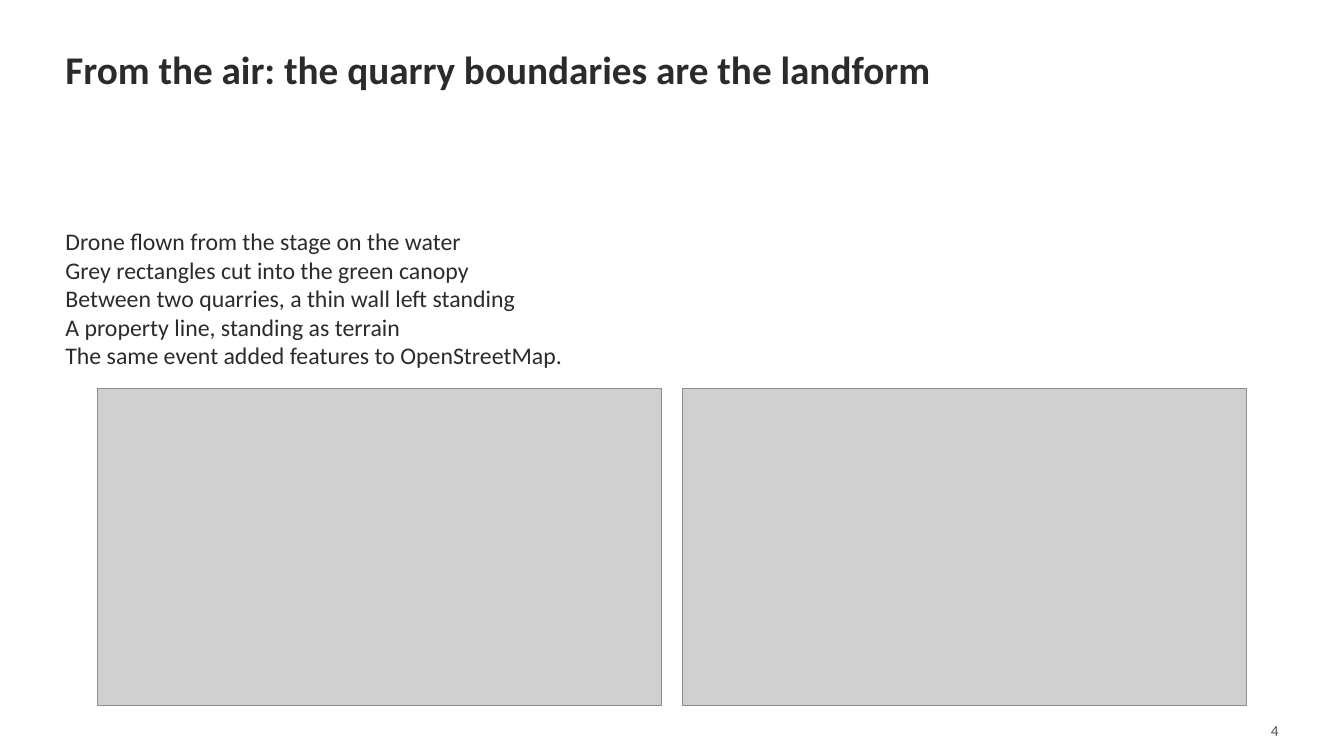
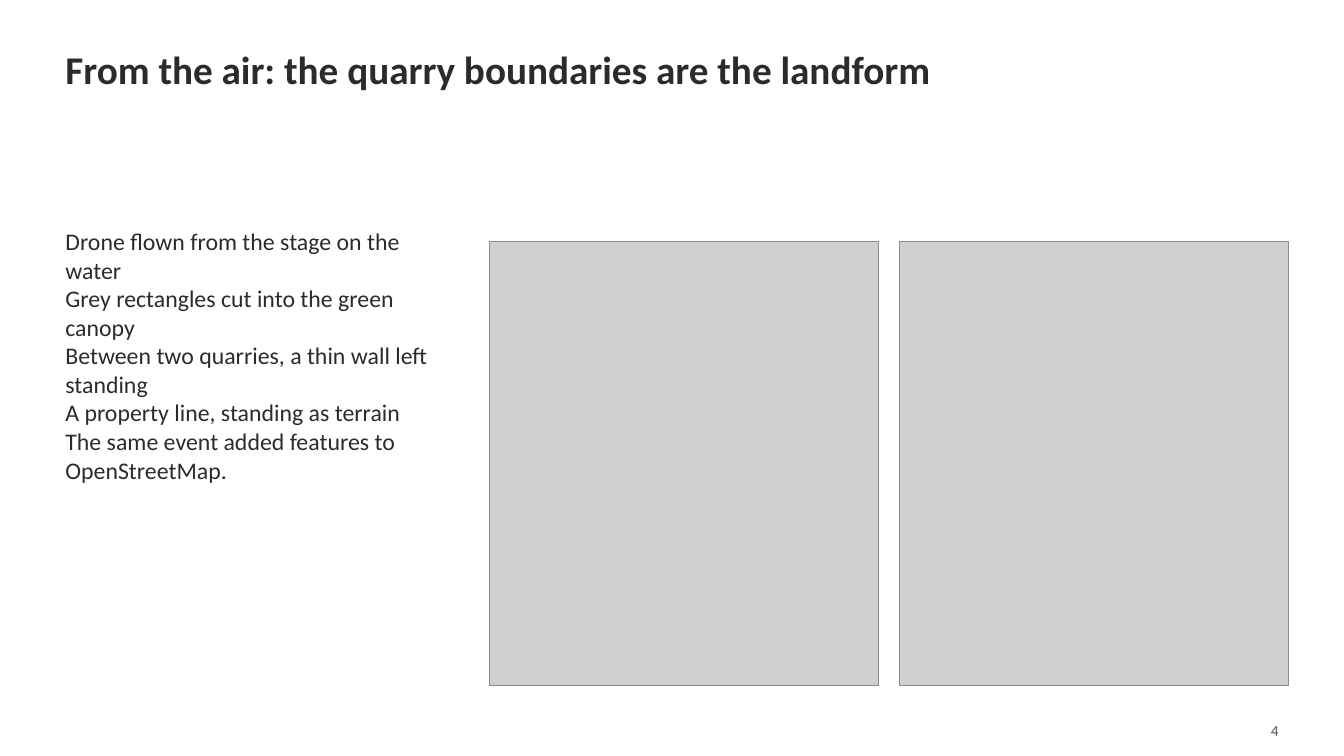
Before and after one commit to mopinfish/geo-laboratory, a slide deck: slide 4 of docs/presentations/exp002_kitagi_foss4g2026_presentation.pptx. Drawn at 1344x756 pixels with LibreOffice and Linux fonts; fonts in the diff are those of the drawing; grey boxes stand for pictures. Boxes give left, top, right and bottom in pixels: in the first picture for what was removed or moved away, otherwise in the second. Text is boxed around its words. In the diff, an @@ line names an element or a change of style, - is before the commit and + after.

```diff
--- a/docs/presentations/exp002_kitagi_foss4g2026_presentation.pptx
+++ b/docs/presentations/exp002_kitagi_foss4g2026_presentation.pptx
@@ text "Drone flown from the stage ..." rewrapped from bbox=[65, 233, 562, 368] to bbox=[65, 233, 427, 483] @@
@@ picture added at bbox=[490, 242, 879, 686] @@
@@ picture: place and size @@
-picture at bbox=[683, 388, 1247, 706]
+picture at bbox=[899, 242, 1289, 686]
@@ picture removed at bbox=[98, 388, 662, 706] @@
```
Also in this commit, not shown: 13 other files.
